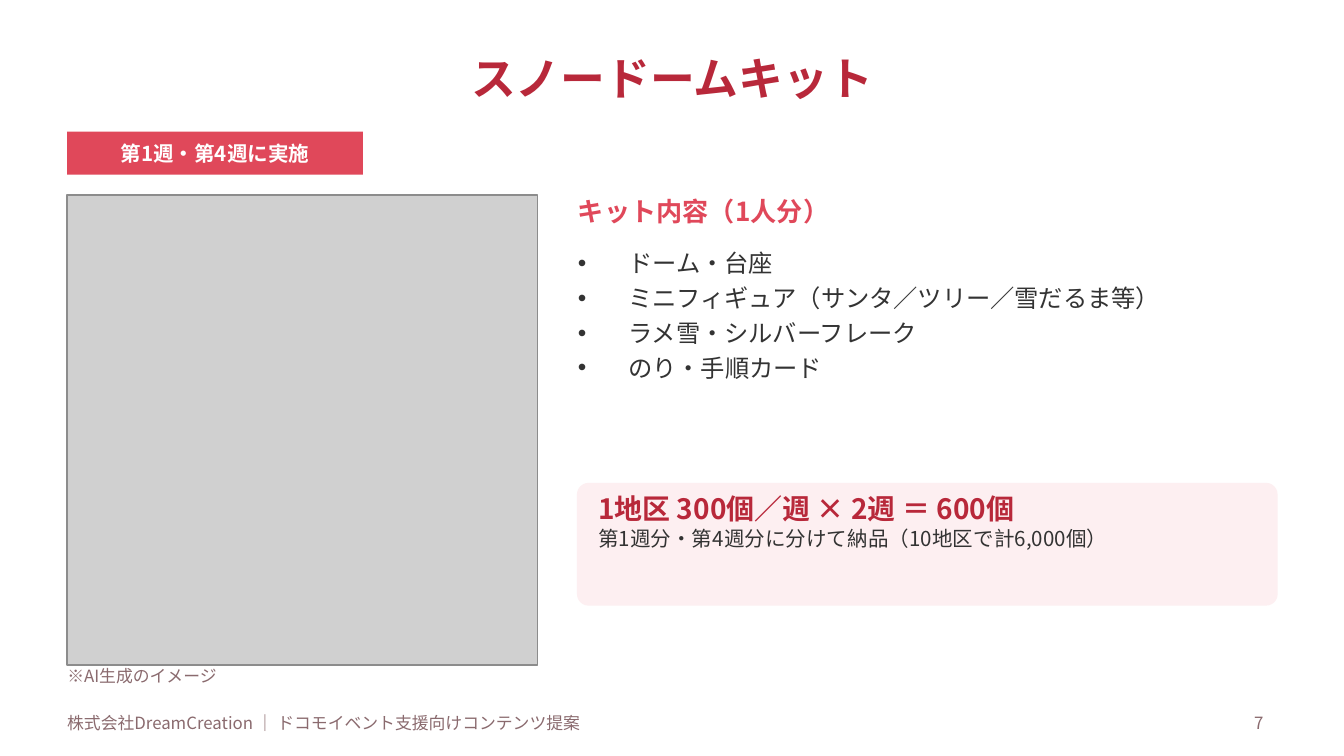
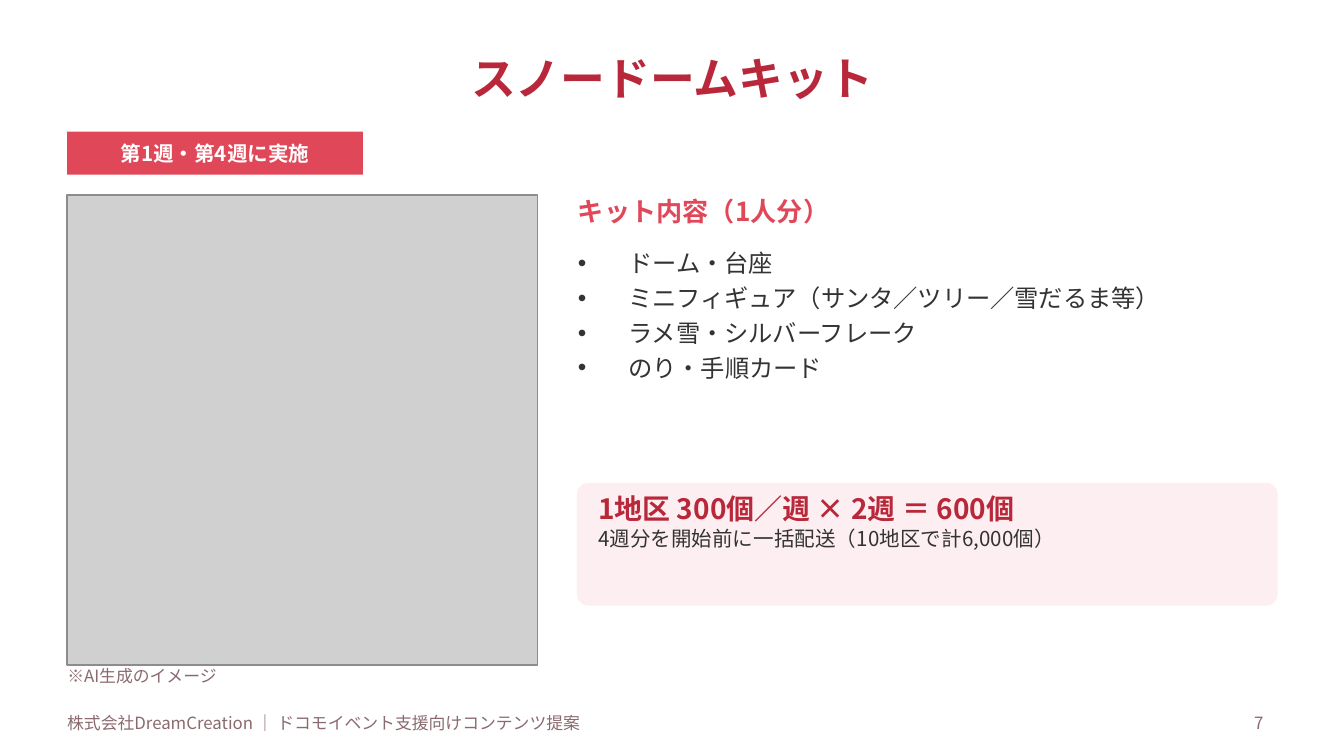
Before and after one commit to lunamax77/-next-vision, a slide deck: slide 7 of docs/proposals/2026-12_docomo_christmas-ws/企画書_NTTドコモ_クリスマスWS.pptx. Drawn at 1344x756 pixels with LibreOffice and Linux fonts; fonts in the diff are those of the drawing; grey boxes stand for pictures. Boxes give left, top, right and bottom in pixels: in the first picture for what was removed or moved away, otherwise in the second. Text is boxed around its words. In the diff, an @@ line names an element or a change of style, - is before the commit and + after.

```diff
--- a/docs/proposals/2026-12_docomo_christmas-ws/企画書_NTTドコモ_クリスマスWS.pptx
+++ b/docs/proposals/2026-12_docomo_christmas-ws/企画書_NTTドコモ_クリスマスWS.pptx
@@ text at box(598, 528, 1055, 550): text changed @@
-第1週分・第4週分に分けて納品（10地区で計6,000個）
+4週分を開始前に一括配送（10地区で計6,000個）
```
Also in this commit, not shown: 2 other slides changed, 2 other files.
